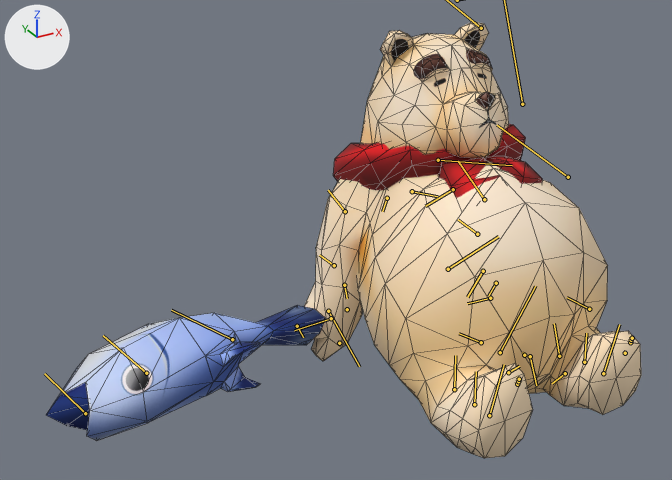
An edit to the FBX model P_MQ_2016 0908-0909Digital Taipei/Assets/06_GameScene/Ver3/FBX/Monster/IceBear/Bear@Hurt.FBX, drawn before and after from the same camera.
One viewpoint serves both versions: a 50 mm lens placed at (-0.0433, -0.048, 0.043), pointed at (-0.0112, 0.0104, 0.0138). The axes (+X, +Y, +Z) are drawn at upper left. The lights are the same throughout. Both versions are drawn at frame 284 of the action 'Take 001'; the numbers are the values there. The bones that bend it are drawn over the model as lines. Mesh edges are drawn as thin lines.

Names of what the first picture shows: 'Ice_Bear', 'Ice_Bear_1', 'Object001'.
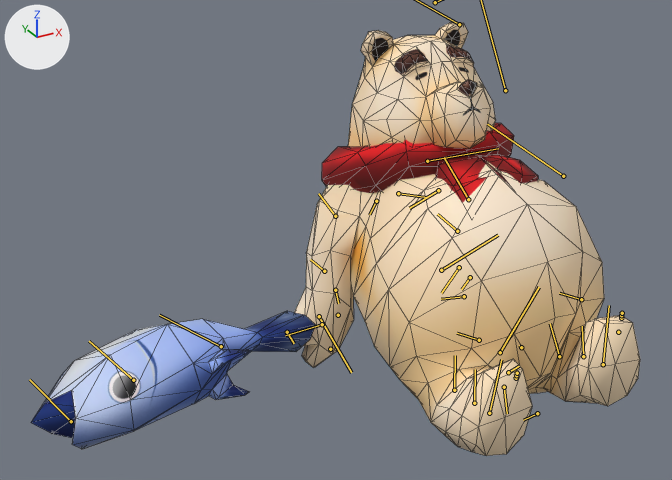
The change, as JSON lines over the scene's bpy script:
```json
{"block": "bone_rig_object", "where": "bone_rig_object = bpy.data.objects['Bip001']  # the whole rig 'Bip001'"}
{"op": "set", "path": "bone_rig_object.location", "old": "(0.00012, 0.00201, 0.00291)", "new": "(0.00012, 0.00201, 0.00289)"}
{"block": "bone_bip001_spine", "where": "bone_bip001_spine = bpy.data.objects['Bip001'].pose.bones['Bip001 Spine']  # child of 'Bip001 Pelvis'"}
{"op": "set", "path": "bone_bip001_spine.rotation_quaternion", "old": "(0.985, -0.013, -0.022, -0.168)", "new": "(0.987, 0.008, 0.015, -0.158)", "note": "degrees (-1, -3, -19) -> degrees (1, 2, -18)"}
{"block": "bone_bip001_spine1", "where": "bone_bip001_spine1 = bpy.data.objects['Bip001'].pose.bones['Bip001 Spine1']  # child of 'Bip001 Spine'"}
{"op": "set", "path": "bone_bip001_spine1.rotation_quaternion", "old": "(0.997, 0.022, -0.013, 0.069)", "new": "(0.998, 0.035, -0.012, 0.059)", "note": "degrees (2, -2, 8) -> degrees (4, -2, 7)"}
{"block": "bone_bip001_l_upperarm", "where": "bone_bip001_l_upperarm = bpy.data.objects['Bip001'].pose.bones['Bip001 L UpperArm']  # child of 'Bip001 L Clavicle'"}
{"op": "set", "path": "bone_bip001_l_upperarm.rotation_quaternion", "old": "(0.804, 0.346, 0.009, 0.484)", "new": "(0.767, 0.379, 0.023, 0.518)", "note": "degrees (37, -19, 56) -> degrees (40, -21, 60)"}
{"block": "bone_bip001_l_hand", "where": "bone_bip001_l_hand = bpy.data.objects['Bip001'].pose.bones['Bip001 L Hand']  # child of 'Bip001 L Forearm'"}
{"op": "set", "path": "bone_bip001_l_hand.rotation_quaternion", "old": "(0.94, -0.168, -0.104, -0.279)", "new": "(0.933, -0.147, -0.134, -0.299)", "note": "degrees (-16, -17, -31) -> degrees (-12, -20, -33)"}
{"block": "bone_bip001_r_clavicle", "where": "bone_bip001_r_clavicle = bpy.data.objects['Bip001'].pose.bones['Bip001 R Clavicle']  # child of 'Bip001 Neck'"}
{"op": "set", "path": "bone_bip001_r_clavicle.rotation_quaternion", "old": "(0.985, 0.007, -0.042, 0.166)", "new": "(0.984, 0.007, -0.042, 0.174)", "note": "degrees (0, -5, 19) -> degrees (0, -5, 20)"}
{"block": "bone_bip001_r_upperarm", "where": "bone_bip001_r_upperarm = bpy.data.objects['Bip001'].pose.bones['Bip001 R UpperArm']  # child of 'Bip001 R Clavicle'"}
{"op": "set", "path": "bone_bip001_r_upperarm.rotation_quaternion", "old": "(0.894, -0.272, -0.168, 0.313)", "new": "(0.901, -0.231, -0.151, 0.334)", "note": "degrees (-37, -8, 41) -> degrees (-31, -7, 43)"}
{"block": "bone_bone002", "where": "bone_bone002 = bpy.data.objects['Bip001'].pose.bones['Bone002']  # child of 'Bone001'"}
{"op": "set", "path": "bone_bone002.rotation_quaternion", "old": "(0.945, -0.25, -0.032, -0.158)", "new": "(0.944, -0.252, -0.027, -0.163)", "note": "degrees (-28, -8, -17) -> degrees (-29, -8, -18)"}
{"block": "bone_bip001_head", "where": "bone_bip001_head = bpy.data.objects['Bip001'].pose.bones['Bip001 Head']  # child of 'Bip001 Neck'"}
{"op": "set", "path": "bone_bip001_head.rotation_quaternion", "old": "(0.946, 0.001, 0.033, 0.323)", "new": "(0.964, -0.046, 0.004, 0.262)", "note": "degrees (1, 4, 38) -> degrees (-5, 2, 30)"}
{"block": "bone_bip001_l_thigh", "where": "bone_bip001_l_thigh = bpy.data.objects['Bip001'].pose.bones['Bip001 L Thigh']  # child of 'Bip001 Spine'"}
{"op": "set", "path": "bone_bip001_l_thigh.location", "old": "(-0.53, -0.54, -0.1)", "new": "(-0.06, -0.48, 0.05)"}
{"op": "set", "path": "bone_bip001_l_thigh.rotation_quaternion", "old": "(0.975, 0.017, 0.011, 0.223)", "new": "(0.951, 0.005, -0.023, 0.308)", "note": "degrees (2, 1, 26) -> degrees (0, -3, 36)"}
{"block": "bone_bip001_l_foot", "where": "bone_bip001_l_foot = bpy.data.objects['Bip001'].pose.bones['Bip001 L Foot']  # child of 'Bip001 L Calf'"}
{"op": "set", "path": "bone_bip001_l_foot.rotation_quaternion", "old": "(0.989, -0.032, -0.093, -0.112)", "new": "(0.993, -0.052, -0.091, -0.051)", "note": "degrees (-2, -11, -13) -> degrees (-6, -11, -5)"}
{"block": "bone_bip001_r_thigh", "where": "bone_bip001_r_thigh = bpy.data.objects['Bip001'].pose.bones['Bip001 R Thigh']  # child of 'Bip001 Spine'"}
{"op": "set", "path": "bone_bip001_r_thigh.location", "old": "(0.01, -0.5, -0.09)", "new": "(-0.42, -0.5, 0.07)"}
{"op": "set", "path": "bone_bip001_r_thigh.rotation_quaternion", "old": "(0.99, -0.012, 0.033, 0.135)", "new": "(0.987, -0.015, -0.01, 0.16)", "note": "degrees (-1, 4, 15) -> degrees (-2, -1, 18)"}
```

Changed parts and their boxes (x1, y1, x2, y2) in the pictures (672 x 480 px):
```json
{"object": "Ice_Bear", "change": "posed", "before": [304, 22, 641, 458], "after": [294, 22, 640, 456]}
{"object": "Ice_Bear_1", "change": "posed", "before": [46, 305, 326, 441], "after": [31, 311, 316, 449]}
{"object": "Object001", "change": "posed", "before": [333, 124, 542, 199], "after": [322, 123, 538, 203], "on screen": "7% taller"}
{"bone": "Bip001 Spine", "before": "(500, 352) to (535, 286)", "after": "(500, 352) to (539, 287)"}
{"bone": "Bip001 Spine1", "before": "(448, 269) to (498, 236)", "after": "(441, 270) to (498, 235)"}
{"bone": "Bip001 L UpperArm", "before": "(484, 199) to (458, 161)", "after": "(468, 199) to (444, 157)"}
{"bone": "Bip001 L Hand", "before": "(483, 271) to (467, 297)", "after": "(459, 267) to (441, 293)"}
{"bone": "Bip001 R Clavicle", "before": "(387, 198) to (382, 211)", "after": "(376, 201) to (369, 214)"}
{"bone": "Bip001 R UpperArm", "before": "(345, 211) to (328, 190)", "after": "(335, 216) to (318, 193)"}
{"bone": "Bone002", "before": "(232, 339) to (171, 310)", "after": "(221, 346) to (159, 315)"}
{"bone": "Bip001 Head", "before": "(438, 160) to (512, 165)", "after": "(427, 161) to (498, 148)"}
{"bone": "Bip001 L Thigh", "before": "(559, 356) to (554, 323)", "after": "(559, 356) to (550, 323)"}
{"bone": "Bip001 L Foot", "before": "(603, 373) to (619, 324)", "after": "(603, 364) to (609, 305)"}
{"bone": "Bip001 R Thigh", "before": "(454, 389) to (455, 355)", "after": "(454, 390) to (455, 355)"}
```
